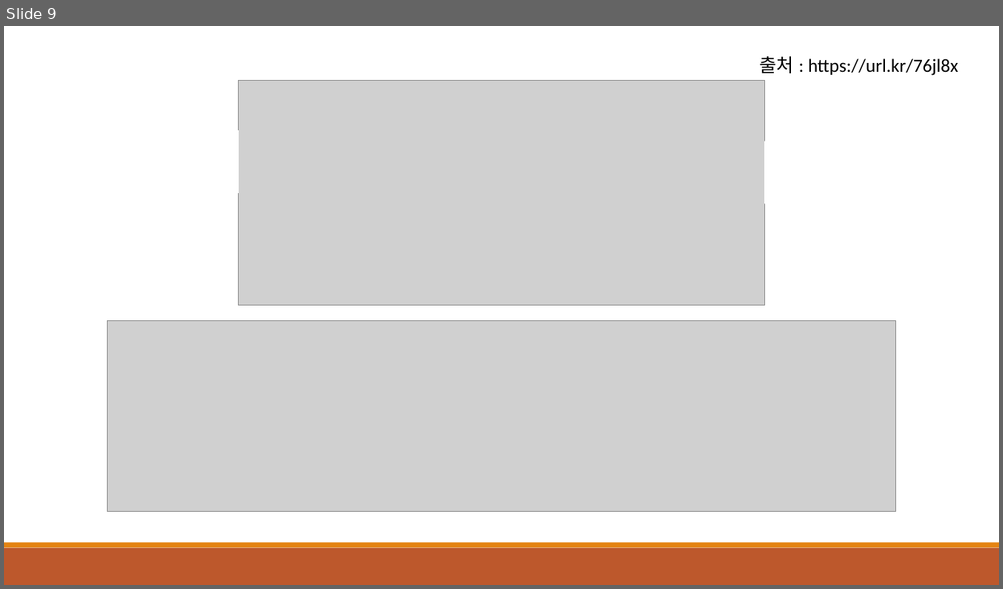
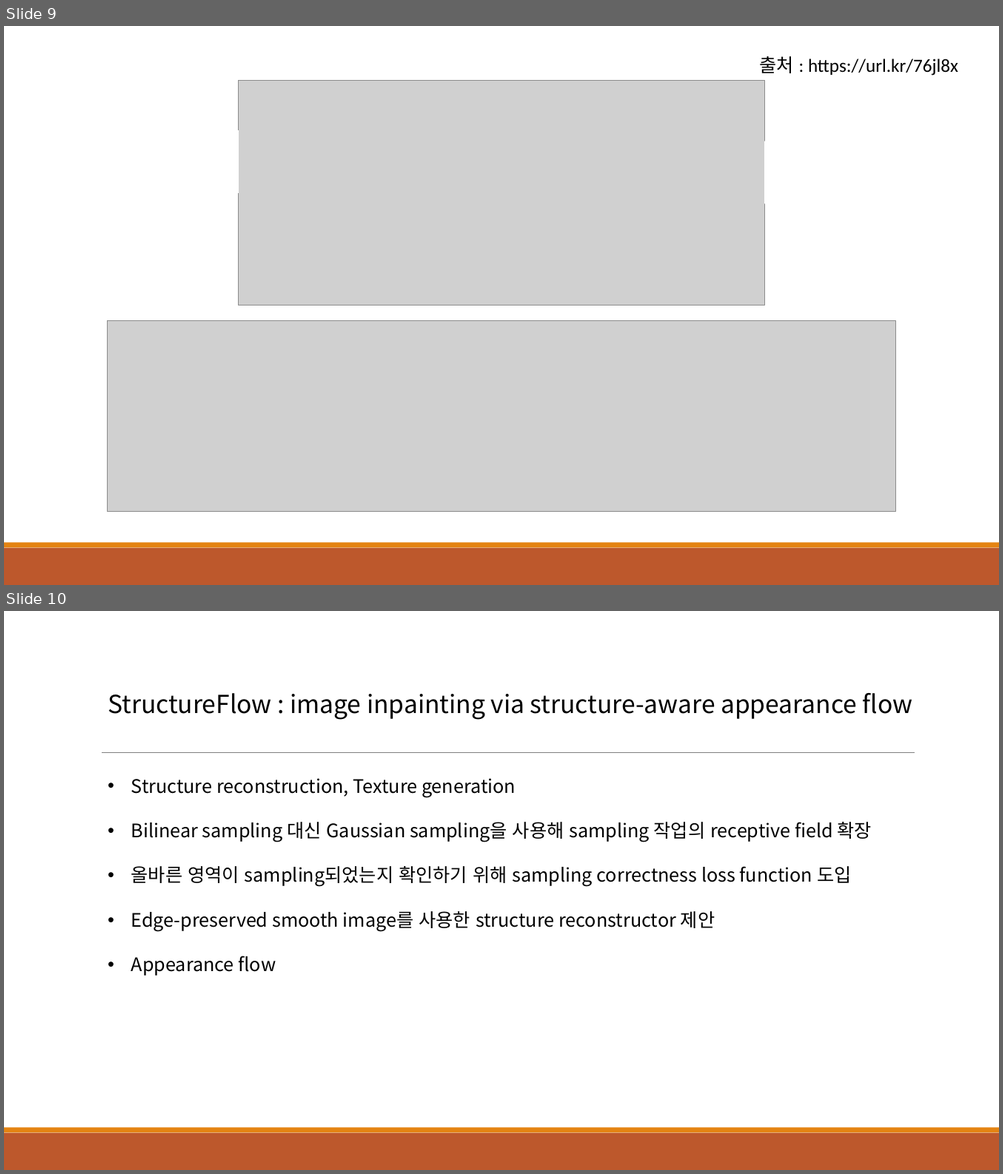
Before and after one commit to HolywaterPark/CVmodel, a slide deck: CVmodel.pptx. Shown one above the other, each under a label of ours: slide 9 before the commit, slides 9 and 10 after it. The pictures are 1003x589 and 1003x1174 pixels, drawn with LibreOffice and Linux fonts; fonts in the diff are those of the drawing; grey boxes stand for pictures. Boxes give left, top, right and bottom in pixels: in the first picture for what was removed or moved away, otherwise in the second. Text is boxed around its words. In the diff, an @@ line names an element or a change of style, - is before the commit and + after.

Commit message:
docs: Add explanation of StructureFlow

```diff
--- a/CVmodel.pptx
+++ b/CVmodel.pptx
@@ slide 10 added at bbox=[4, 611, 999, 1170], background #FFFFFF; not listed: 3 template elements that a slide beside it also shows @@
@@ text added at bbox=[108, 693, 913, 976], 18 pt, text #000000 @@
+StructureFlow : image inpainting via structure-aware appearance flow
+• Structure reconstruction, Texture generation
+• Bilinear sampling 대신 Gaussian sampling을 사용해 sampling 작업의 receptive field 확장
+• 올바른 영역이 sampling되었는지 확인하기 위해 sampling correctness loss function 도입
+• Edge-preserved smooth image를 사용한 structure reconstructor 제안
+• Appearance flow
```
Also in this commit, not shown: 6 other slides added, 1 other file.
